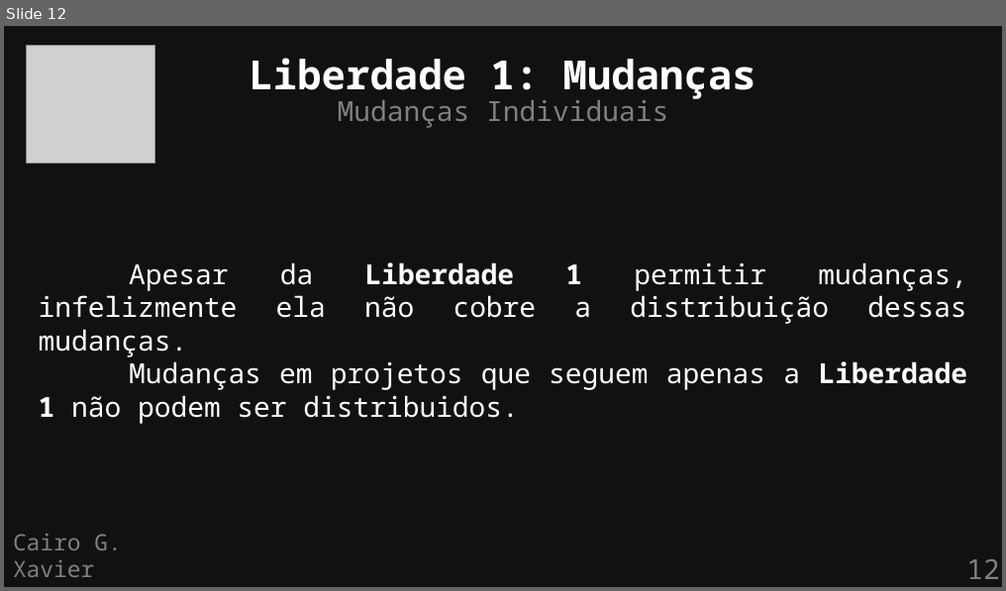
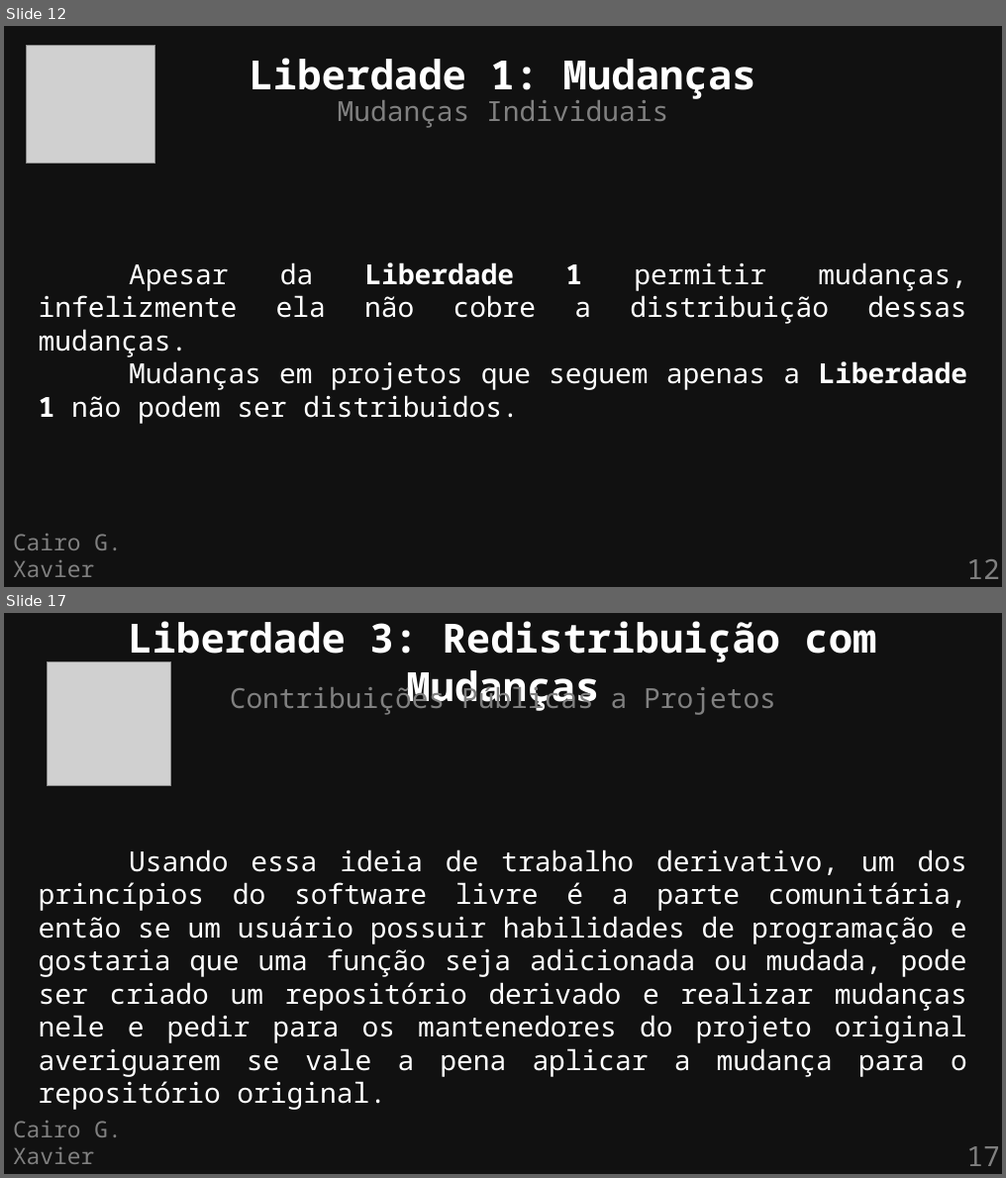
Before and after one commit to cairoGarcia/flisol-2026-ufmg, a slide deck: slides/definicao.odp. Shown one above the other, each under a label of ours: slide 12 before the commit, slides 12 and 17 after it; the slides between them are not shown. The pictures are 1006x591 and 1006x1178 pixels, drawn with LibreOffice and Linux fonts; fonts in the diff are those of the drawing; grey boxes stand for pictures. Boxes give left, top, right and bottom in pixels: in the first picture for what was removed or moved away, otherwise in the second. Text is boxed around its words. In the diff, an @@ line names an element or a change of style, - is before the commit and + after.

```diff
--- a/slides/definicao.odp
+++ b/slides/definicao.odp
@@ slide 17 added at (4, 613, 1002, 1174), background #111111 @@
@@ text added at (128, 621, 876, 711), 32 pt, text #FFFFFF, bold @@
+Liberdade 3: Redistribuição com Mudanças
@@ picture added at (47, 662, 170, 786) @@
@@ text added at (230, 681, 776, 715), 22 pt, text #808080 @@
+Contribuições Públicas a Projetos
@@ text added at (39, 850, 967, 1110), 22 pt, text #FFFFFF @@
+Usando essa ideia de trabalho derivativo, um dos princípios do software livre é a parte comunitária, então se um usuário possuir habilidades de programação e gostaria que uma função seja adicionada ou mudada, pode ser criado um repositório derivado e realizar mudanças nele e pedir para os mantenedores do projeto original averiguarem se vale a pena aplicar a mudança para o repositório original.
@@ text added at (13, 1121, 121, 1164), 18 pt, text #808080 @@
+Cairo G. Xavier
@@ page number added at (966, 1147, 999, 1166), 22 pt, text #808080 @@
+17
```
Also in this commit, not shown: 3 slides changed, 3 other slides added, 1 other file.
